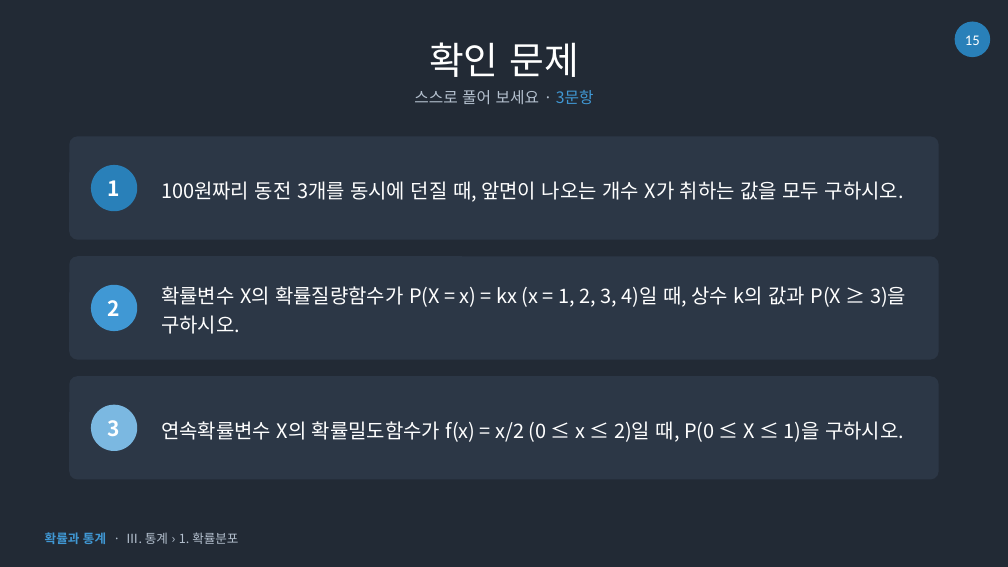
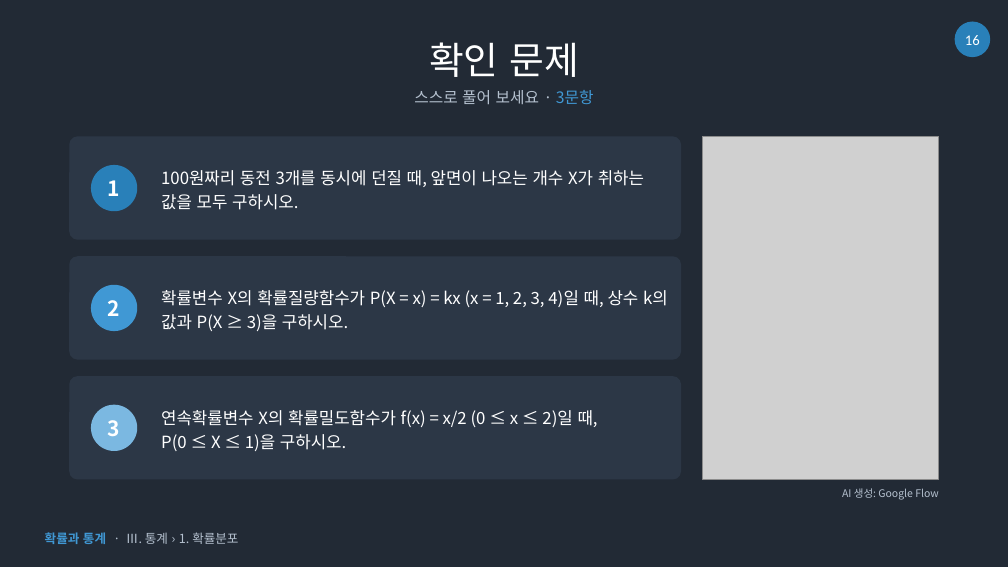
Before and after one commit to sh910625-lgtm/lecture-slides, a slide deck: slide 16 of lectures/1강/1강_확률변수와_확률분포.pptx (slide 15 before the commit). Drawn at 1008x567 pixels with LibreOffice and Linux fonts; fonts in the diff are those of the drawing; grey boxes stand for pictures. Boxes give left, top, right and bottom in pixels: in the first picture for what was removed or moved away, otherwise in the second. Text is boxed around its words. In the diff, an @@ line names an element or a change of style, - is before the commit and + after.

```diff
--- a/lectures/1강/1강_확률변수와_확률분포.pptx
+++ b/lectures/1강/1강_확률변수와_확률분포.pptx
@@ page number at <box>965,35,980,45</box>: text changed @@
-15
+16
@@ rounded rectangle: place and size @@
-rounded rectangle at <box>70,136,939,240</box>
+rounded rectangle at <box>70,136,681,240</box>
@@ picture added at <box>703,136,939,479</box> @@
@@ rounded rectangle: place and size @@
-rounded rectangle at <box>70,256,939,360</box>
+rounded rectangle at <box>70,256,681,360</box>
@@ rounded rectangle: place and size @@
-rounded rectangle at <box>70,377,939,480</box>
+rounded rectangle at <box>70,377,681,480</box>
@@ size 19 to 16 pt in 3 elements at <box>161,170,644,210</box>, <box>161,290,668,331</box>, <box>161,410,598,451</box> @@
@@ text added at <box>842,488,938,500</box>, 10 pt, text #B4C0CE @@
+AI 생성: Google Flow
```
Also in this commit, not shown: 5 other slides changed, 1 slide added, 12 other files.
